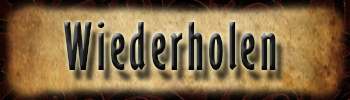
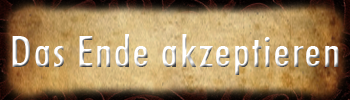
Revision of a layered 350 × 100 image; what changed, layer by layer:
renamed "Wiederholen" to "Das Ende akzeptieren", painted on it over [12, 22, 339, 75]
